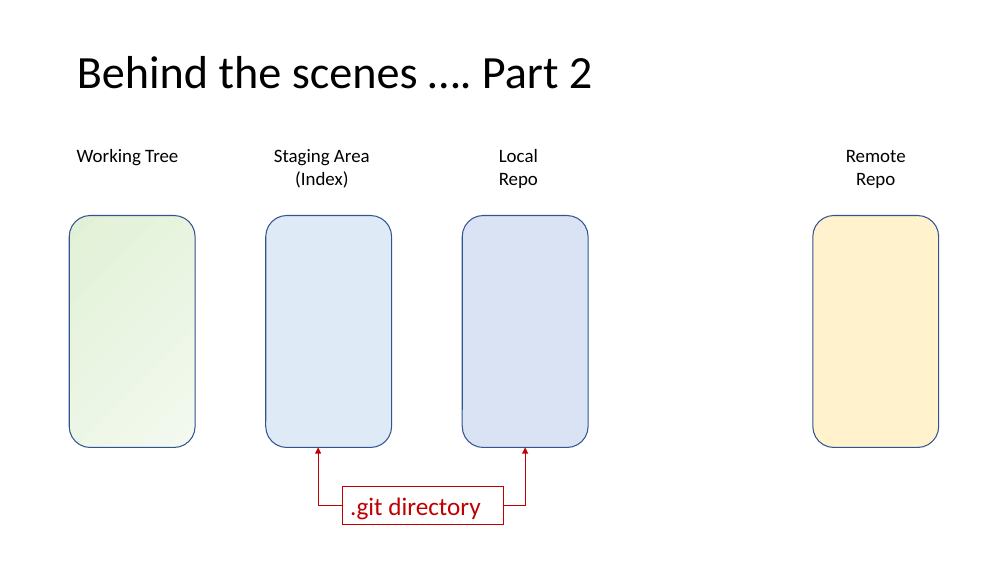
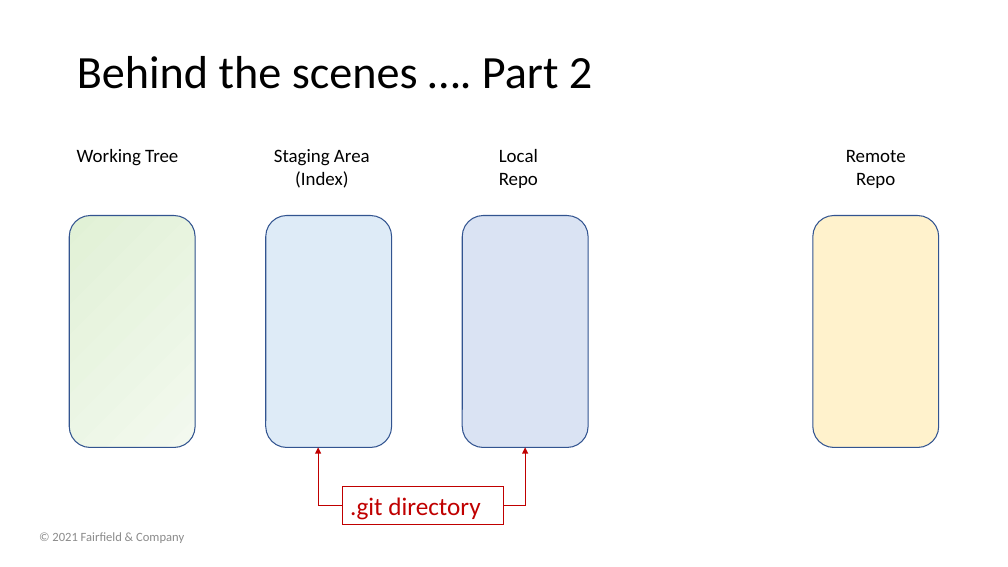
Before and after one commit to BackpackTrainer/gitProject, a slide deck: slide 7 of Git.pptx. Drawn at 1008x567 pixels with LibreOffice and Linux fonts; fonts in the diff are those of the drawing; background and template pictures are left out. Boxes give left, top, right and bottom in pixels: in the first picture for what was removed or moved away, otherwise in the second. Text is boxed around its words. In the diff, an @@ line names an element or a change of style, - is before the commit and + after.

```diff
--- a/Git.pptx
+++ b/Git.pptx
@@ text added at box(52, 532, 184, 543), 12 pt, text #8C8C8C @@
+© 2021 Fairfield & Company
```
Also in this commit, not shown: 43 other slides changed.
